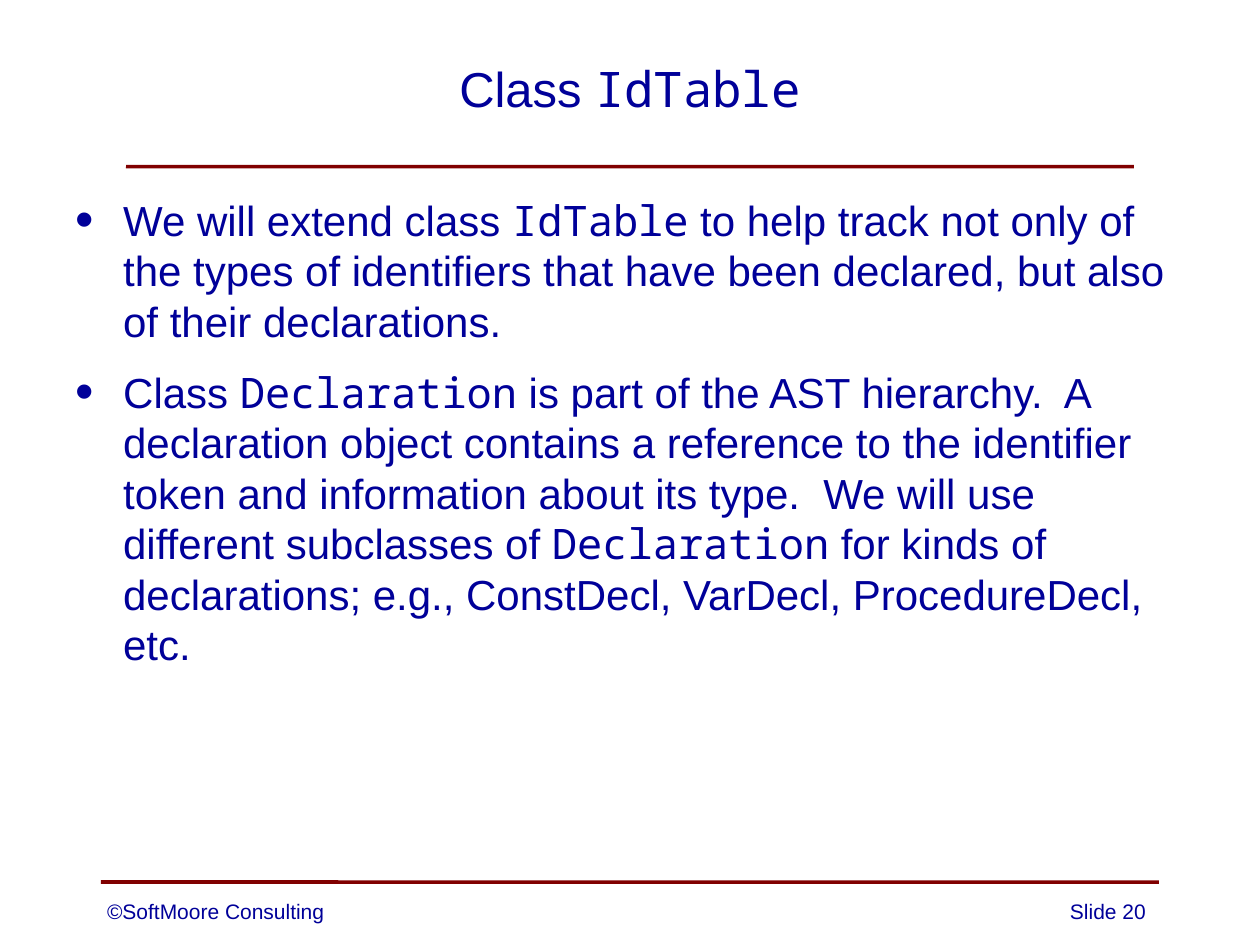
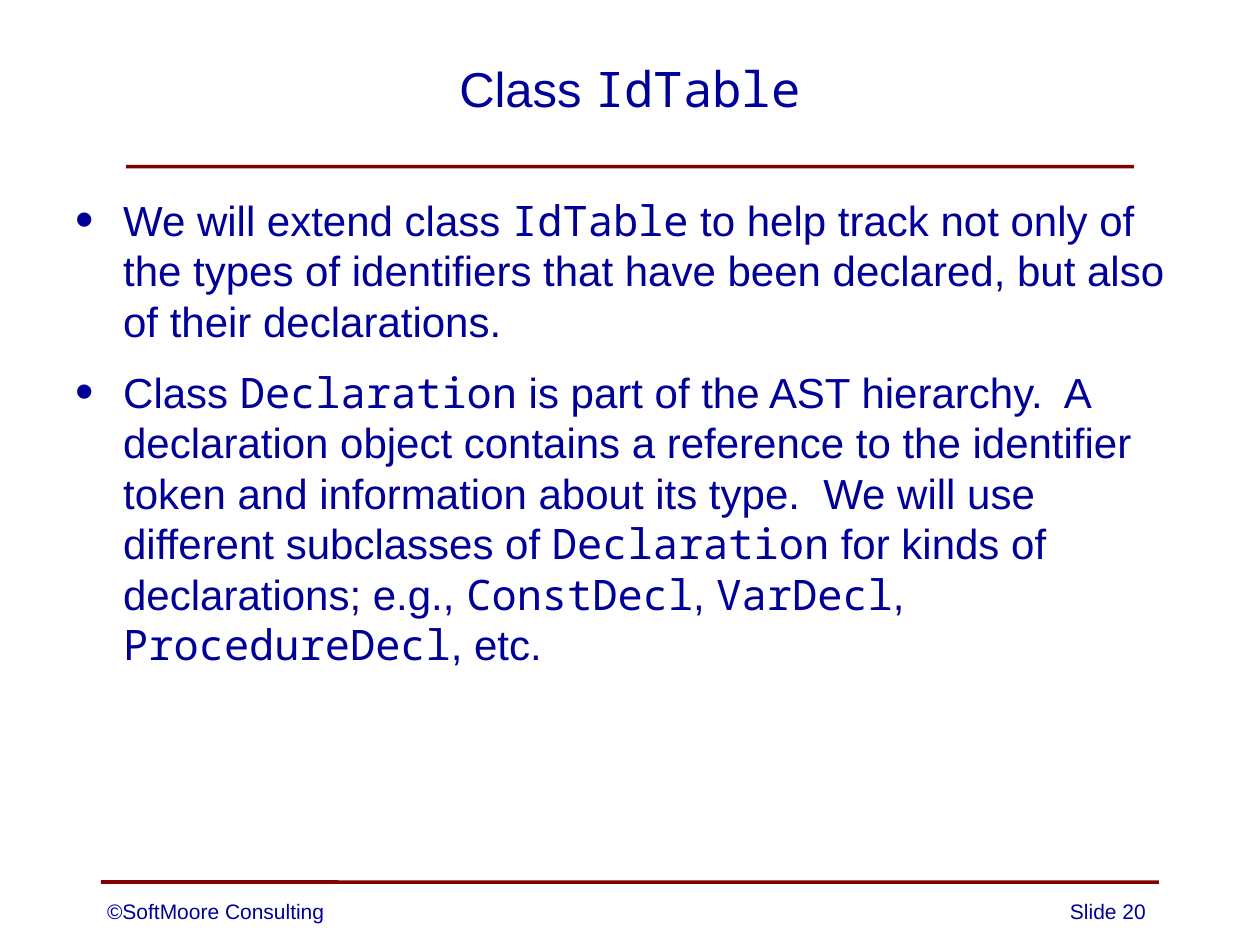
Before and after one commit to SoftMoore/CPRL-Kt, a slide deck: slide 20 of PowerPoint Slides/08 - Abstract Syntax Trees.pptx. Drawn at 1260x945 pixels with LibreOffice and Linux fonts; fonts in the diff are those of the drawing. Boxes give left, top, right and bottom in pixels: in the first picture for what was removed or moved away, otherwise in the second. Text is boxed around its words. In the diff, an @@ line names an element or a change of style, - is before the commit and + after.

```diff
--- a/PowerPoint Slides/08 - Abstract Syntax Trees.pptx
+++ b/PowerPoint Slides/08 - Abstract Syntax Trees.pptx
@@ text at bbox=[123, 376, 1132, 666]: font Arial to Noto Sans Mono in "ConstDecl, VarDecl, ProcedureDecl," @@
```
Also in this commit, not shown: 8 other slides changed, 3 other files.
